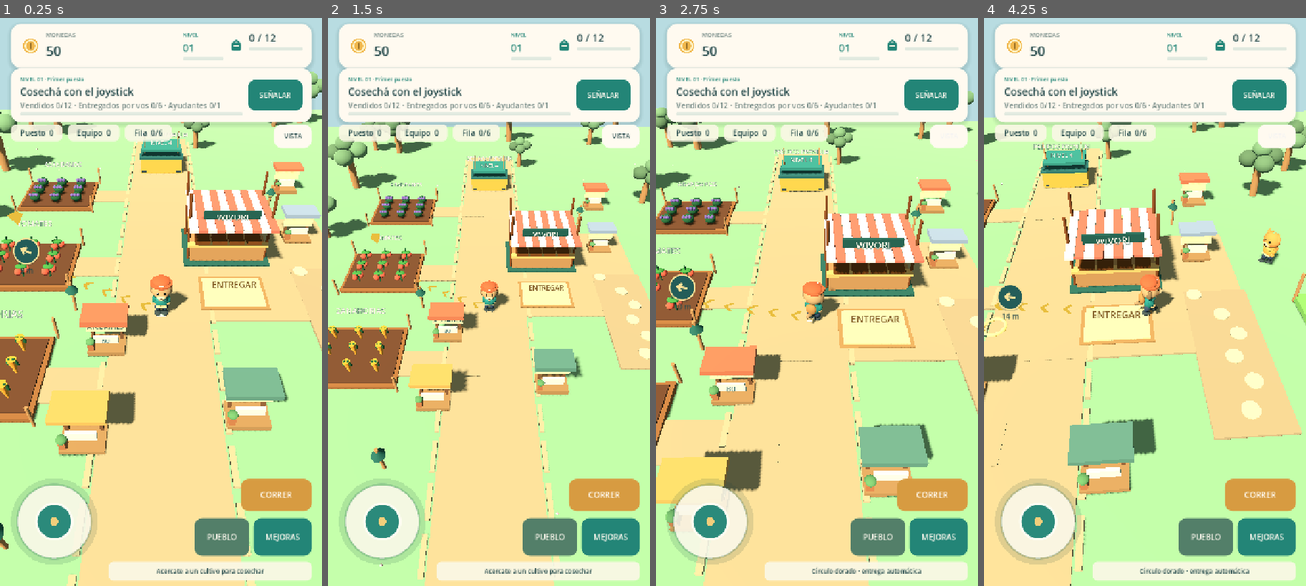
Above: before the commit, frames 1-4 (left to right).
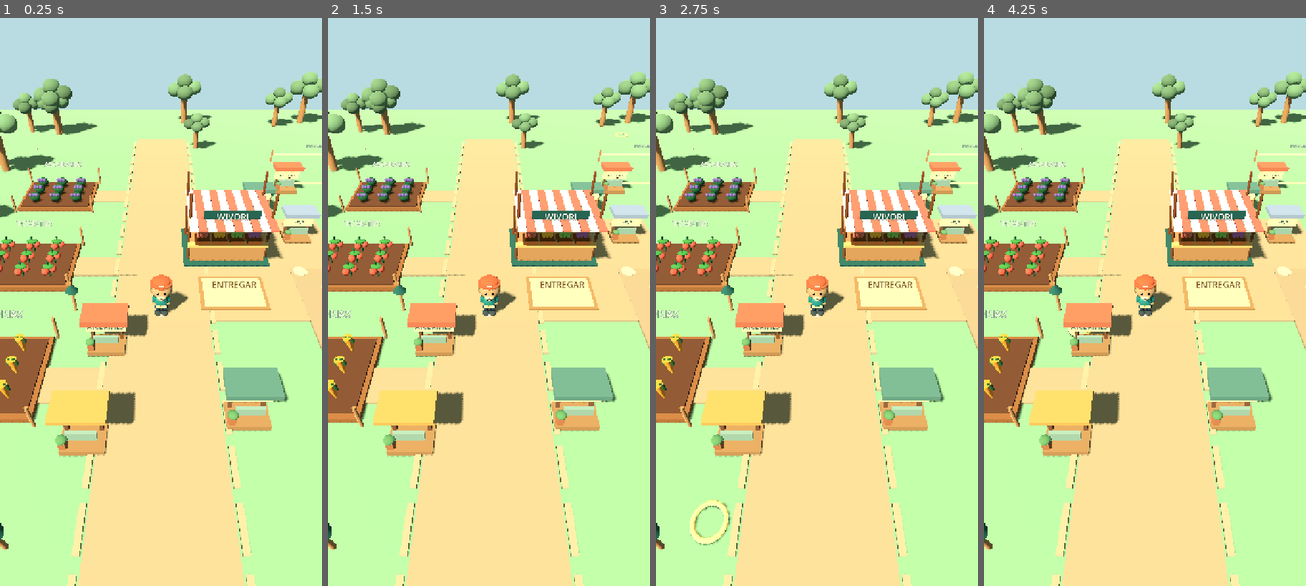
Above: after the commit, the same moments.

Repository: alejandropemamartinez-crypto/WivoriTrails
Game: Godot game, scene res://Main.tscn
Same seed, same stepped clock (60 frames per second), same inputs: the game is played once before the commit and once after it.
Inputs (mouse positions are in pixels of both pictures, inside the frame that each line leads up to):
- Up to frame 1 (0.25 s): no input
- Up to frame 2 (1.5 s): click (601, 97) at 0.5 s, where only the run before the commit has a clickable "SEÑALAR"; click (621, 137) at 1.25 s, where only the run before the commit has a clickable "VISTA"
- Up to frame 3 (2.75 s): tap Enter at 2 s; drag from (710, 523) to (849, 171) at 2.02 s
- Up to frame 4 (4.25 s): drag from (1080, 330) to (1128, 415) at 2.77 s; move the mouse to (1177, 171) at 3.52 s; hold D from 3.53 s (still down)

The runs differ from the first frame. In frame 1, 30% of the frame differs, in the area x 0-100%, y 1-100%; in frame 2, 57%; in frame 3, 66%; in frame 4, 83%.
Error after the commit: Parse Error: Cannot infer the type of "dust" variable because the value doesn't have a set type. (res://scripts/town_builder.gd:205)

Commit message:
Expand village to nine unique buildable landmarks with construction effects and distinct economy boosts

Diff:
--- a/scripts/town_builder.gd
+++ b/scripts/town_builder.gd
@@ -6,13 +6,23 @@
 const TYPES = {
 	"house":{"name":"CASA DE VECINOS","price":180,"benefit":"Llegan compradores 25 % más rápido."},
 	"cafe":{"name":"CAFÉ DEL PUEBLO","price":340,"benefit":"Las ventas generan 20 % más monedas."},
-	"depot":{"name":"ALMACÉN COMUNAL","price":480,"benefit":"Aumenta la capacidad de la mochila en 6."}
+	"depot":{"name":"ALMACÉN COMUNAL","price":480,"benefit":"Aumenta la mochila en 6."},
+	"bakery":{"name":"PANADERÍA DE MIEL","price":560,"benefit":"+10 % de ingreso en ventas."},
+	"greenhouse":{"name":"INVERNADERO","price":620,"benefit":"Cada 5 cosechas, una fruta extra."},
+	"workshop":{"name":"TALLER DE CAMINOS","price":690,"benefit":"Caminás un 8 % más rápido."},
+	"park":{"name":"PARQUE DE FLORES","price":420,"benefit":"Atrae nuevos compradores."},
+	"watchtower":{"name":"TORRE VIGÍA","price":750,"benefit":"Alerta de robos con 4 s adicionales."},
+	"mill":{"name":"MOLINO DEL VALLE","price":880,"benefit":"Exportaciones un 30 % más rápidas."}
 }
-const LOCATIONS=[Vector3(-18,0,-8),Vector3(-17,0,8),Vector3(14,0,21)]
+const LOCATIONS=[
+	Vector3(-18,0,-8),Vector3(-17,0,8),Vector3(14,0,21),
+	Vector3(-29,0,-22),Vector3(-29,0,-4),Vector3(28,0,-20),
+	Vector3(28,0,0),Vector3(-13,0,29),Vector3(8,0,29)
+]
 var g: Node3D
 var in_build_mode:=false
 var selected:=0
-var constructed: Array[String]=["","",""]
+var constructed: Array[String]=["","","","","","","","",""]
 var plot_nodes: Array[Node3D]=[]
 var plot_signs: Array[Label3D]=[]
 var plot_glows: Array[MeshInstance3D]=[]
@@ -25,8 +35,11 @@
 		plot.position=LOCATIONS[i]
 		add_child(plot)
 		plot_nodes.append(plot)
-		g.world.shape(plot,"box",Vector3(0,.065,0),Vector3(5.6,.12,5.6),Color("#ddc69b"))
-		var ring: MeshInstance3D=g.world.shape(plot,"cylinder",Vector3(0,.135,0),Vector3(4.7,.08,4.7),Color("#68b4a5"))
+		g.world.shape(plot,"box",Vector3(0,.045,0),Vector3(5.7,.09,5.5),Color("#e5d1a6"),"Solar de arena")
+		for edge in [-2.65,2.65]:
+			g.world.shape(plot,"box",Vector3(edge,.24,0),Vector3(.12,.32,5.5),Color("#b78f67"))
+			g.world.shape(plot,"box",Vector3(0,.24,edge),Vector3(5.5,.32,.12),Color("#b78f67"))
+		var ring: MeshInstance3D=g.world.shape(plot,"box",Vector3(0,.115,0),Vector3(4.75,.11,4.45),Color("#68b4a5"),"Solar seleccionado")
 		plot_glows.append(ring)
 		var label: Label3D=g.world.make_label(plot,"SOLAR %d" % (i+1),Vector3(0,1.1,0),42)
 		label.pixel_size=.009
@@ -38,10 +51,16 @@
 	return constructed.has(kind)
 
 func income_bonus(income: int) -> int:
-	return maxi(0,int(round(float(income)*.20))) if has_building("cafe") else 0
+	var rate:=0.0
+	if has_building("cafe"):rate+=.20
+	if has_building("bakery"):rate+=.10
+	return maxi(0,int(round(float(income)*rate)))
 
 func customer_interval_factor() -> float:
-	return .75 if has_building("house") else 1.0
+	var multiplier:=1.0
+	if has_building("house"):multiplier*=.75
+	if has_building("park"):multiplier*=.90
+	return multiplier
 
 func toggle_mode() -> void:
 	in_build_mode=not in_build_mode
@@ -63,7 +82,7 @@
 
 func select_at(point: Vector3) -> bool:
 	var choice: int=-1
-	var best:=3.5
+	var best:=4.2
 	for i in range(LOCATIONS.size()):
 		var distance:=point.distance_to(LOCATIONS[i])
 		if distance<best:
@@ -77,7 +96,7 @@
 	return true
 
 func selection_description() -> String:
-	var result: String="Solar %d de %d" % [selected+1,LOCATIONS.size()]
+	var result: String="Solar %d / %d" % [selected+1,LOCATIONS.size()]
 	if not constructed[selected].is_empty():
 		return result+" · "+TYPES[constructed[selected]]["name"]+" construido"
 	return result+" · vacío. Tocá un edificio para construirlo."
@@ -98,6 +117,9 @@
 	_make_building(plot_nodes[selected],kind,true)
 	if kind=="depot":
 		g.max_capacity=mini(300,g.max_capacity+6)
+	g.world.navigation.add_obstacle(Rect2(
+		Vector2(LOCATIONS[selected].x-2.2,LOCATIONS[selected].z-1.9),Vector2(4.4,3.8)))
+	g.world.navigation.build()
 	g._notice("¡NUEVA CONSTRUCCIÓN!\n%s" % TYPES[kind]["name"],2.5)
 	_refresh_plots()
 	g._save_progress()
@@ -112,7 +134,7 @@
 	building.name=TYPES[kind]["name"]
 	plot.add_child(building)
 	_part(building,"box",Vector3(0,.20,0),Vector3(4.7,.30,4.2),Color("#ae9672"))
-	if kind=="house":
+	if kind in ["house","park"]:
 		_part(building,"box",Vector3(0,1.55,0),Vector3(3.85,2.7,3.25),Color("#f5ddae"))
 		for x in [-1.08,1.08]:
 			var roof:=_part(building,"box",Vector3(x,3.00,0),Vector3(2.60,.30,3.78),Color("#b96552"))
@@ -120,7 +142,7 @@
 		_part(building,"box",Vector3(0,.96,1.67),Vector3(1.05,1.82,.16),Color("#688c83"))
 		for x in [-1.20,1.20]:
 			_part(building,"box",Vector3(x,1.95,1.68),Vector3(.63,.7,.10),Color("#95d6dc"))
-	elif kind=="cafe":
+	elif kind in ["cafe","bakery"]:
 		_part(building,"box",Vector3(0,1.24,0),Vector3(4.15,2.00,3.55),Color("#f0d0a0"))
 		_part(building,"box",Vector3(0,2.45,0),Vector3(4.85,.45,4.2),Color("#ce765a"))
 		_part(building,"box",Vector3(0,.95,1.81),Vector3(1.28,1.5,.12),Color("#477c74"))
@@ -134,6 +156,38 @@
 		_part(building,"box",Vector3(0,1.02,1.96),Vector3(2.3,1.90,.12),Color("#b99565"))
 		for x in [-1.3,1.3]:
 			_part(building,"box",Vector3(x,1.9,1.98),Vector3(.42,.53,.08),Color("#ead6a9"))
+	# The more advanced buildings get silhouette features and animated details.
+	if kind=="greenhouse":
+		for x in [-1.4,-.5,.5,1.4]:
+			_part(building,"box",Vector3(x,1.1,2.03),Vector3(.17,1.85,.12),Color("#4d8270"))
+		_part(building,"box",Vector3(0,2.65,0),Vector3(4.7,.24,4.1),Color("#a9d8ce"))
+		for x in [-1.2,1.2]:
+			for z in [-1.2,1.2]:
+				_part(building,"sphere",Vector3(x,.39,z),Vector3(.8,.65,.75),Color("#7cae79"))
+	if kind=="workshop":
+		_part(building,"box",Vector3(1.55,2.0,1.92),Vector3(.63,.75,.34),Color("#ce8358"))
+		for i in range(3):
+			_part(building,"box",Vector3(-1.5+float(i)*.65,.56,2.00),Vector3(.43,.39,.41),Color("#b78957"))
+	if kind=="mill":
+		_part(building,"cylinder",Vector3(0,3.30,-.3),Vector3(1.4,3.5,1.4),Color("#f0d7b8"))
+		_part(building,"cone",Vector3(0,5.30,-.3),Vector3(2.3,1.3,2.3),Color("#b66b54"))
+		var wheel:=Node3D.new();wheel.name="Aspas giratorias"
+		wheel.position=Vector3(0,3.7,1.1);building.add_child(wheel)
+		for i in range(4):
+			var blade:=_part(wheel,"box",Vector3(0,1.15,0),Vector3(.42,2.15,.18),Color("#e9e0c2"))
+			blade.rotation.z=float(i)*PI*.5
+	if kind=="watchtower":
+		for x in [-1.6,1.6]:
+			for z in [-1.3,1.3]:
+				_part(building,"box",Vector3(x,2.9,z),Vector3(.26,5.6,.26),Color("#a87951"))
+		_part(building,"box",Vector3(0,5.50,0),Vector3(4.7,.36,4.5),Color("#a3744e"))
+		_part(building,"box",Vector3(0,6.02,0),Vector3(5.1,.36,4.9),Color("#dca873"))
+	if kind=="park":
+		for x in [-1.5,1.5]:
+			for z in [-1.5,1.5]:
+				_part(building,"sphere",Vector3(x,.40,z),Vector3(.65,.62,.61),Color("#629965"))
+		_part(building,"cylinder",Vector3(0,.58,0),Vector3(1.45,.35,1.45),Color("#7baeb1"))
+		_part(building,"sphere",Vector3(0,1.12,0),Vector3(.55,.52,.55),Color("#9ed7dc"))
 	var sign: Label3D=g.world.make_label(building,TYPES[kind]["name"],Vector3(0,3.65,0),30)
 	sign.pixel_size=.008
 	sign.modulate=Color("#355952")
@@ -142,7 +196,18 @@
 		var tween:=create_tween()
 		tween.tween_property(building,"scale",Vector3(1.08,1.08,1.08),.45).set_trans(Tween.TRANS_BACK).set_ease(Tween.EASE_OUT)
 		tween.tween_property(building,"scale",Vector3.ONE,.19)
-		g.world.celebrate_upgrade("town")
+		_construction_effect(plot)
+
+func _construction_effect(plot: Node3D) -> void:
+	# Build-site dust scatters and fades on real construction.
+	for i in range(10):
+		var angle:=TAU*float(i)/10.0
+		var dust:=g.world.shape(plot,"sphere",Vector3(0,.6,0),Vector3(.2,.2,.2),Color("#efcf91"))
+		var outward:=Vector3(cos(angle)*2.6,1.3,sin(angle)*2.6)
+		var tween:=create_tween().set_parallel(true)
+		tween.tween_property(dust,"position",outward,.65).set_trans(Tween.TRANS_QUAD).set_ease(Tween.EASE_OUT)
+		tween.tween_property(dust,"scale",Vector3.ZERO,.72)
+		tween.chain().tween_callback(dust.queue_free)
 
 func save_state() -> Dictionary:
 	return {"buildings":constructed.duplicate()}
